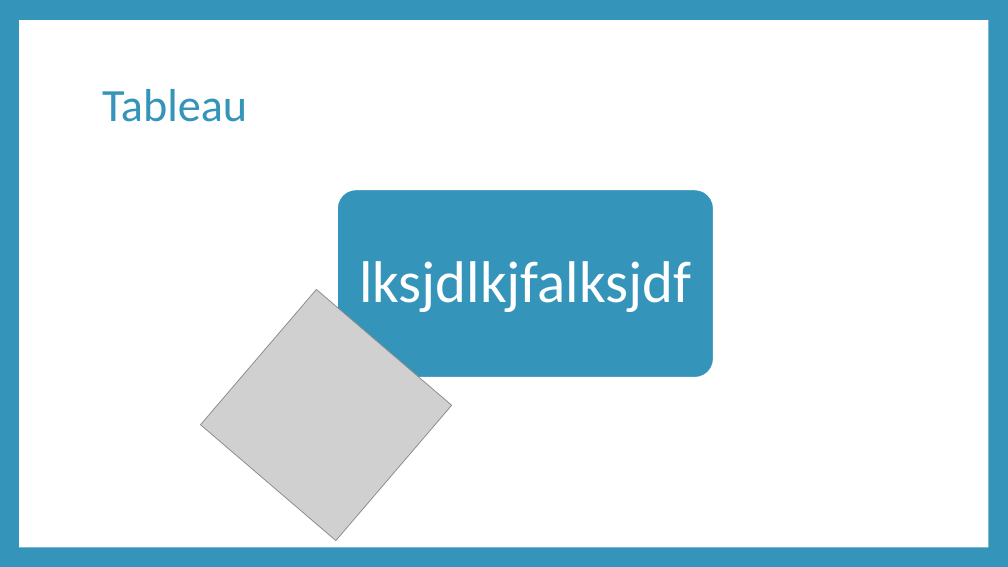
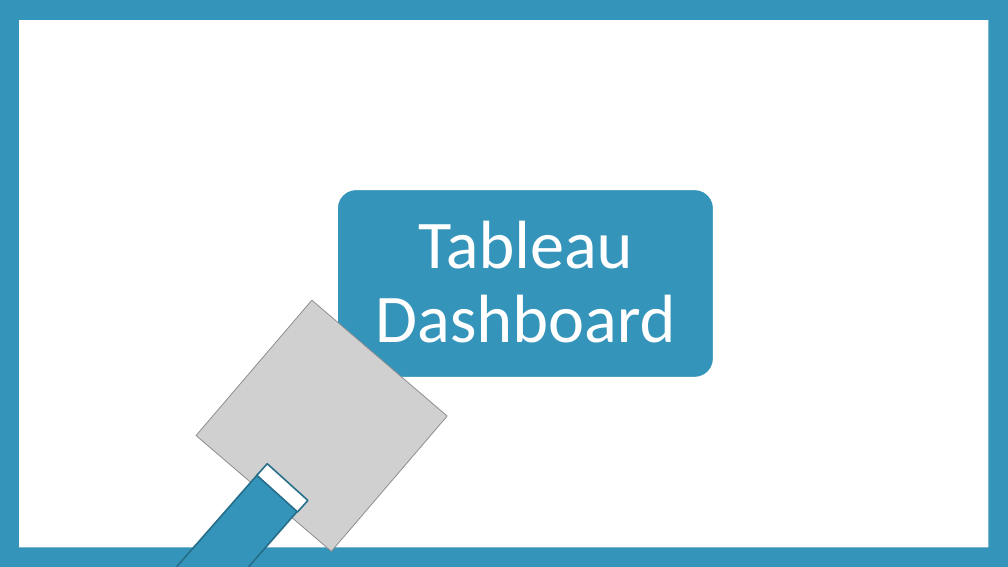
Before and after one commit to petersmyers/Project3byDefault, a slide deck: slide 9 of Project 3 Presentation.pptx. Drawn at 1008x567 pixels with LibreOffice and Linux fonts; fonts in the diff are those of the drawing; grey boxes stand for pictures. Boxes give left, top, right and bottom in pixels: in the first picture for what was removed or moved away, otherwise in the second. Text is boxed around its words. In the diff, an @@ line names an element or a change of style, - is before the commit and + after.

Commit message:
added tableau link to ppt

```diff
--- a/Project 3 Presentation.pptx
+++ b/Project 3 Presentation.pptx
@@ title removed at bbox=[102, 89, 247, 122] @@
-Tableau
@@ text at bbox=[375, 220, 675, 358]: text changed; size 56 to 65 pt @@
-lksjdlkjfalksjdf
+Tableau Dashboard
@@ picture: place and size @@
-picture at bbox=[201, 289, 452, 541]
+picture at bbox=[196, 300, 448, 552]
@@ rectangle added at bbox=[171, 473, 300, 567], fill #3494BA, outline #266D8A 1.5 pt @@
@@ rectangle added at bbox=[257, 464, 308, 512], fill #FFFFFF, outline #266D8A 1.5 pt @@
```
